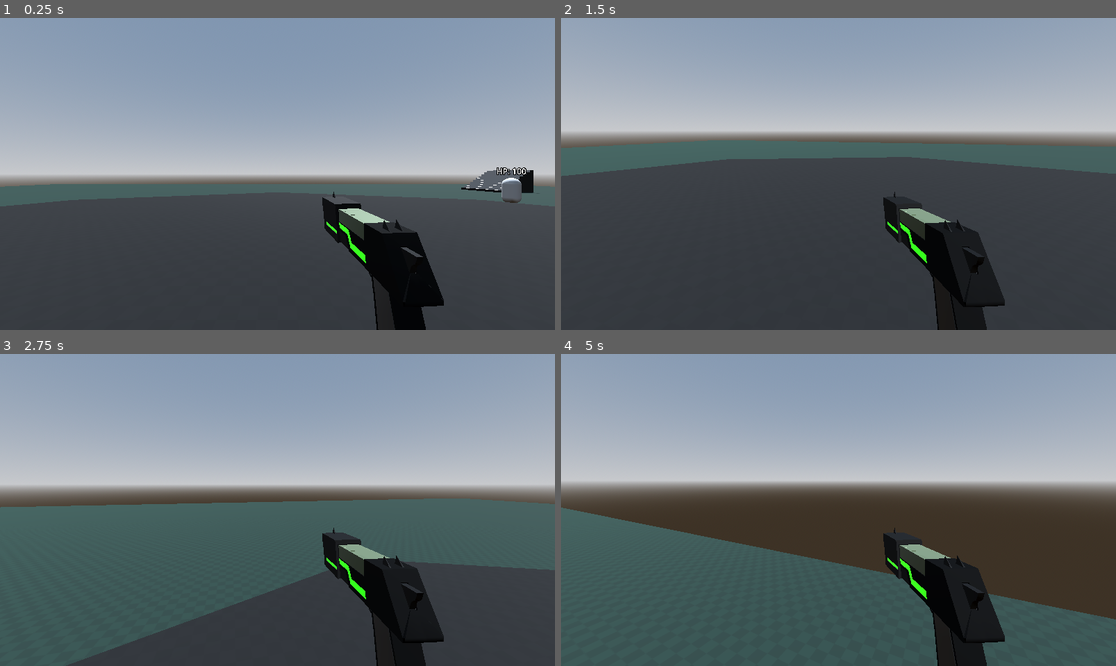
Above: before the commit, frames 1-4 (two rows, left to right).
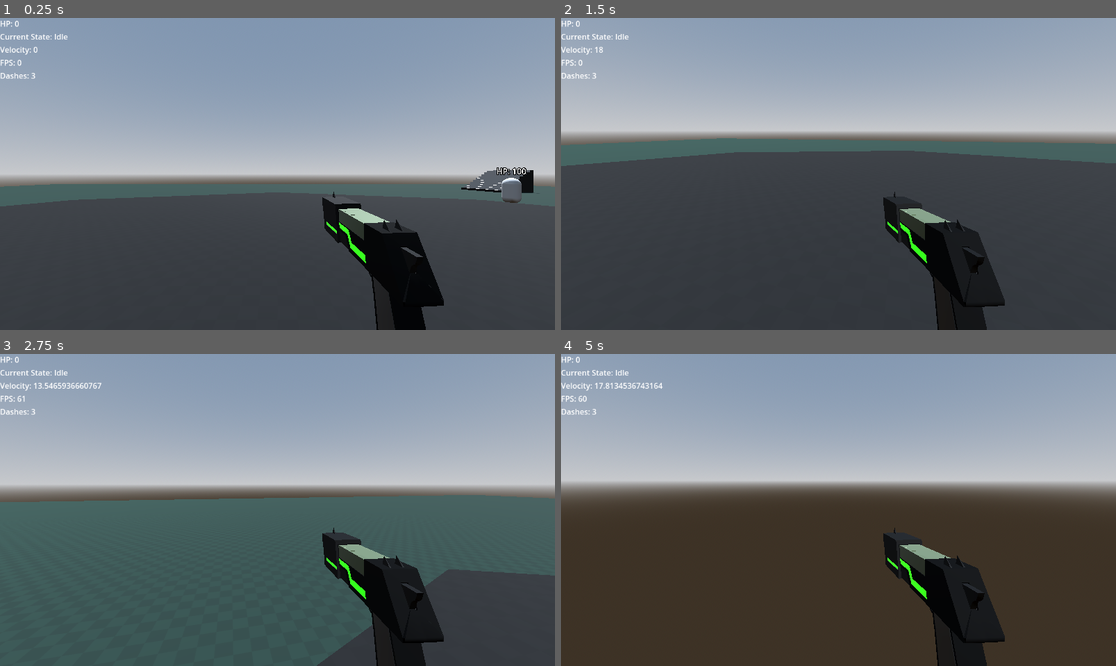
Above: after the commit, the same moments.

Repository: rinriukato/shroomjam-24
Game: Godot game, scene res://world_test.tscn
Two runs of this game, one before a commit and one after it. Both use one fixed random seed, a clock stepped at 60 frames per second and the inputs below.
Inputs (mouse positions are in pixels of both pictures, inside the frame that each line leads up to):
- Up to frame 1 (0.25 s): no input
- Up to frame 2 (1.5 s): tap Enter at 0.5 s; move the mouse to (960, 158) at 0.52 s; hold D (right) 0.53-1.28 s; hold Space (jump) 0.53-1.28 s; click (960, 158) at 0.67 s; move the mouse to (810, 174) at 1.27 s; hold W (up) from 1.28 s (still down); tap Shift (dash) at 1.35 s
- Up to frame 3 (2.75 s): keep holding W (up); tap Space (jump) at 1.52, 1.55, 1.82, 2.3 s; move the mouse to (288, 503) at 2.02 s; press the mouse at (288, 503) at 2.03 s
- Up to frame 4 (5 s): keep holding W (up); move the mouse to (832, 516) at 2.77 s; release the mouse at (832, 516) at 2.78 s; tap Space (jump) at 2.85, 3.02, 3.32, 4.52, 4.55, 4.82 s; move the mouse to (877, 513) at 3.52 s; hold Space (jump) 3.53-4.28 s; tap Shift (dash) at 3.6 s; move the mouse to (794, 506) at 4.27 s; click (794, 506) at 4.35 s

The runs differ from the first frame. In frame 1, 0.3% of the frame differs, in the area x 0-100%, y 0-60%; in frame 2, 3.3%; in frame 3, 8.7%; in frame 4, 30%, in the area x 0-100%, y 0-100%.

Commit message:
Updated jump physics and added debug_ui
jump physics now have a jump gravity and a fall gravity. Overall it feels a lot less 'floaty'

Diff:
--- /dev/null
+++ b/project-source-coded/debug/debug_ui.gd
@@ -0,0 +1,20 @@
+extends Control
+
+@export var player : CharacterBody3D
+
+var timer = 0.0
+const POLLING_RATE = 2.0 # How often to update UI
+
+
+func _process(delta: float) -> void:
+	poll_fps(delta)
+	poll_velocity()
+
+func poll_fps(delta):
+	timer += delta
+	if timer > POLLING_RATE:
+		timer = 0.0
+		%FPS.text = 'FPS: '  + str(Engine.get_frames_per_second())
+
+func poll_velocity():
+	%Velocity.text = 'Velocity: '  + str(player.velocity.length())
--- a/project-source-coded/player/player_controller.gd
+++ b/project-source-coded/player/player_controller.gd
@@ -1,8 +1,23 @@
 extends CharacterBody3D
 
+# State Variables
+enum states {
+	IDLE, RUN, INAIR, DASHING
+}
+var current_state
+
 @export var look_sensitivity : float = 0.006
-@export var jump_velocity := 6.0
 @export var dash_power := 20.0
+
+# Jump Settings
+@export var jump_height : float = 5.0
+@export var jump_time_to_peak : float = 1.0
+@export var jump_time_to_fall : float = 1.0
+@onready var jump_velocity : float = (2.0 * jump_height) / jump_time_to_fall
+
+# Gravity Settings
+@onready var jump_gravity : float = (-2.0 * jump_height) / (jump_time_to_peak * jump_time_to_peak)
+@onready var fall_gravity : float = (-2.0 * jump_height) / (jump_time_to_fall * jump_time_to_fall)
 
 # Air Movement Settings
 @export var air_cap := 0.85
@@ -92,7 +107,11 @@
 	self.velocity *= new_speed
 
 func _handle_air_physics(delta) -> void:
-	self.velocity.y -= ProjectSettings.get_setting('physics/3d/default_gravity') * delta
+
+	if self.velocity.y >= 0.0:
+		self.velocity.y += jump_gravity * delta
+	else:
+		self.velocity.y += fall_gravity * delta
 
 	# Movement recipe based on source/quake air movement.
 	var cur_speed_in_wish_dir = self.velocity.dot(wish_dir)
@@ -104,6 +123,10 @@
 		var accel_speed = air_accel * air_move_speed * delta
 		accel_speed = min(accel_speed, add_speed_till_cap)
 		self.velocity += accel_speed * wish_dir
+
+# Handle jump, potential double jump functionality here...
+func _handle_jump():
+	self.velocity.y = jump_velocity
 
 func is_surface_too_steep(normal : Vector3) -> bool:
 	return normal.angle_to(Vector3.UP) > self.floor_max_angle
@@ -179,7 +202,7 @@
 	if is_on_floor() or _snapped_to_stairs_last_frame:
 		# NOTE: using 'is_action_pressed' here allows for auto 'bhopping'.
 		if Input.is_action_pressed("jump"):
-			self.velocity.y = jump_velocity
+			_handle_jump()
 		_handle_ground_physics(delta)
 	else:
 		_handle_air_physics(delta)
--- a/project-source-coded/player/player_controller.tscn
+++ b/project-source-coded/player/player_controller.tscn
@@ -1,8 +1,9 @@
-[gd_scene load_steps=6 format=3 uid="uid://cjue1brner3wq"]
+[gd_scene load_steps=7 format=3 uid="uid://cjue1brner3wq"]
 
 [ext_resource type="Script" path="res://player/player_controller.gd" id="1_n0ogt"]
 [ext_resource type="PackedScene" uid="uid://b7djlp22nku24" path="res://weapon_manager/weapon_manager.tscn" id="2_xlhqo"]
 [ext_resource type="Resource" uid="uid://cw7oaxs3gcy0a" path="res://weapon_manager/blaster/blaster.tres" id="3_udmf6"]
+[ext_resource type="Script" path="res://debug/debug_ui.gd" id="4_u75la"]
 
 [sub_resource type="CapsuleShape3D" id="CapsuleShape3D_4kpql"]
 
@@ -53,3 +54,38 @@
 [node name="StairsBelowRayCast3D" type="RayCast3D" parent="."]
 unique_name_in_owner = true
 target_position = Vector3(0, -0.75, 0)
+
+[node name="DebugUI" type="Control" parent="." node_paths=PackedStringArray("player")]
+layout_mode = 3
+anchors_preset = 0
+offset_right = 40.0
+offset_bottom = 40.0
+script = ExtResource("4_u75la")
+player = NodePath("..")
+
+[node name="VBoxContainer" type="VBoxContainer" parent="DebugUI"]
+layout_mode = 0
+offset_right = 40.0
+offset_bottom = 40.0
+
+[node name="HP" type="Label" parent="DebugUI/VBoxContainer"]
+layout_mode = 2
+text = "HP: 0"
+
+[node name="State" type="Label" parent="DebugUI/VBoxContainer"]
+layout_mode = 2
+text = "Current State: Idle"
+
+[node name="Velocity" type="Label" parent="DebugUI/VBoxContainer"]
+unique_name_in_owner = true
+layout_mode = 2
+text = "Velocity: "
+
+[node name="FPS" type="Label" parent="DebugUI/VBoxContainer"]
+unique_name_in_owner = true
+layout_mode = 2
+text = "FPS: 0"
+
+[node name="Dashes" type="Label" parent="DebugUI/VBoxContainer"]
+layout_mode = 2
+text = "Dashes: 3"
--- a/project-source-coded/project.godot
+++ b/project-source-coded/project.godot
@@ -53,6 +53,10 @@
 ]
 }
 
+[physics]
+
+3d/default_gravity=16.0
+
 [rendering]
 
 renderer/rendering_method="gl_compatibility"
--- a/project-source-coded/world_test.tscn
+++ b/project-source-coded/world_test.tscn
@@ -66,6 +66,10 @@
 
 [node name="CharacterBody3D" parent="." instance=ExtResource("1_mtdib")]
 transform = Transform3D(1, 0, 0, 0, 1, 0, 0, 0, 1, 0, 1.05795, 0)
+jump_height = 3.0
+jump_time_to_peak = 0.5
+jump_time_to_fall = 0.5
+walk_speed = 15.0
 
 [node name="TestDummy" type="Node3D" parent="."]
 transform = Transform3D(1, 0, 0, 0, 1, 0, 0, 0, 1, 17.9685, 1.35041, -15.6164)
Not shown: 1 places in project-source-coded/weapon_manager/blaster/blaster.tres that only renumber resources
